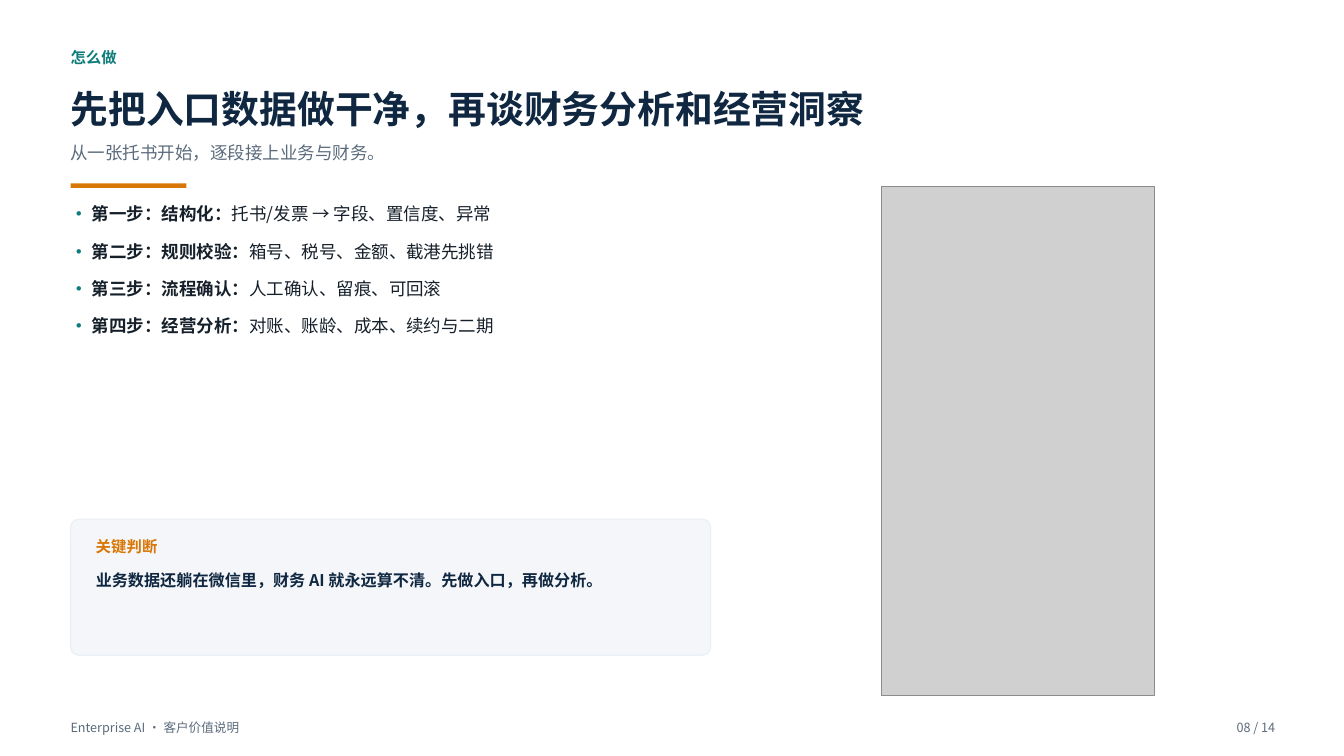
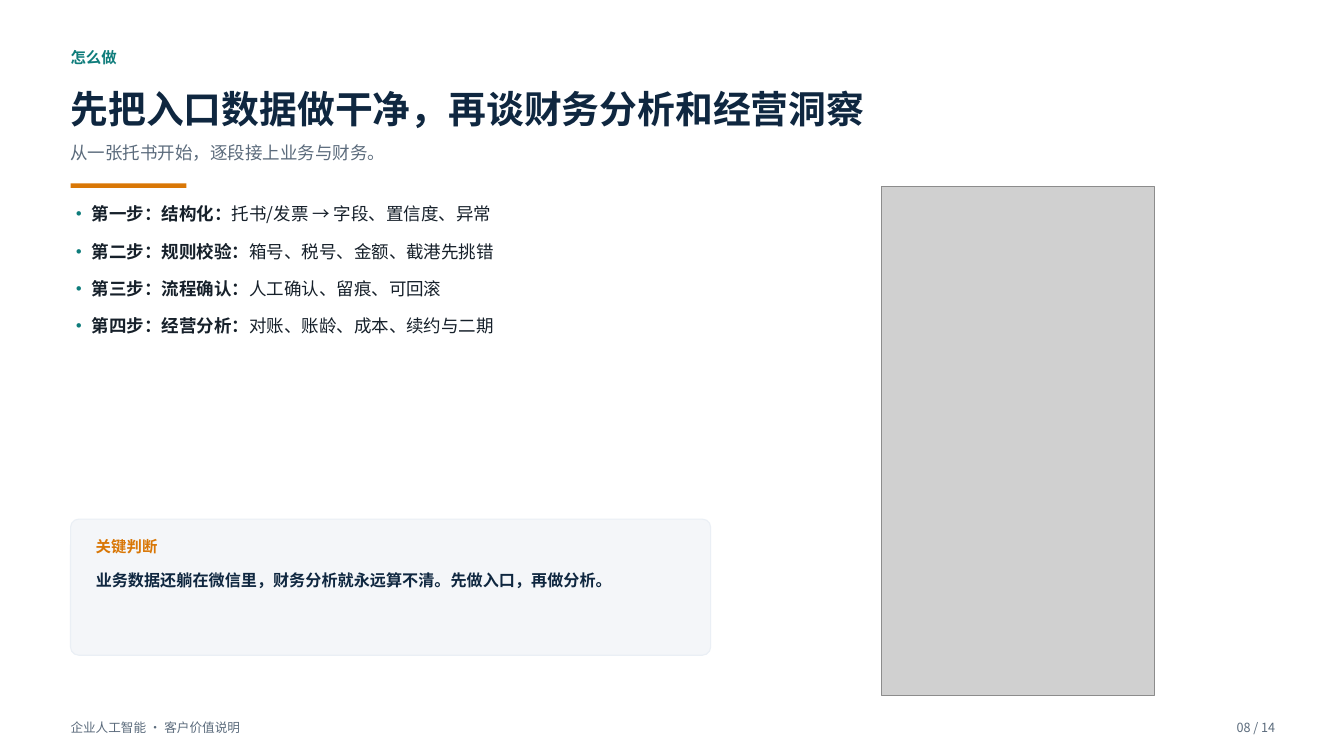
Before and after one commit to roma007/Enterprise-AI, a slide deck: slide 8 of 会客包/reports/客户老板版_系统能力介绍_2026-11-05.pptx. Drawn at 1344x756 pixels with LibreOffice and Linux fonts; fonts in the diff are those of the drawing; grey boxes stand for pictures. Boxes give left, top, right and bottom in pixels: in the first picture for what was removed or moved away, otherwise in the second. Text is boxed around its words. In the diff, an @@ line names an element or a change of style, - is before the commit and + after.

```diff
--- a/会客包/reports/客户老板版_系统能力介绍_2026-11-05.pptx
+++ b/会客包/reports/客户老板版_系统能力介绍_2026-11-05.pptx
@@ text at [96, 572, 612, 588]: text changed @@
-业务数据还躺在微信里，财务 AI 就永远算不清。先做入口，再做分析。
+业务数据还躺在微信里，财务分析就永远算不清。先做入口，再做分析。
@@ text at [71, 721, 240, 733]: text changed @@
-Enterprise AI · 客户价值说明
+企业人工智能 · 客户价值说明
```
Also in this commit, not shown: 13 other slides changed, 6 other files.
